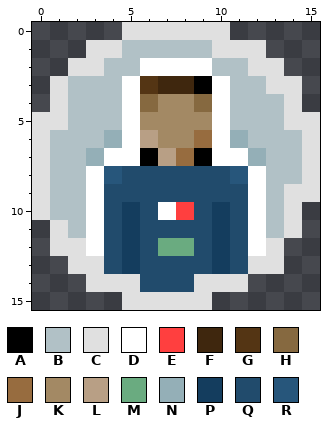
Pixel-art sprite -- img/favicon_16x16.png. The first picture shows the starting point.
The file is 16x16 pixels.
Palette (. is transparent): A #000000  B #b1c1c6  C #e0e0e0  D #ffffff  E #ff3f3f  F #3f270e  G #543514  H #866940  J #976c3f  K #a38964  L #b89f85  M #6aab80  N #94afb7  P #143d5e  Q #214b6c  R #27567b
Pixels before, first column x 0:
 0 .....CCCCCC.....
 1 ...CCBBBBBCCC...
 2 ..CCBBDDDDBBCC..
 3 .CBBBDGFFADBBCC.
 4 .CBBBDHKKHDBBBC.
 5 CCBBBDKKKKDBBBCC
 6 CBBBNDLKKJDNBBBC
 7 CBBNDDALJADDNBBC
 8 CBBDRQQQQQQRDBBC
 9 CBBDQQQQQQQQDBCC
10 CBBDQPQDEQPQDBC.
11 .CBDQPQQQQPQDBC.
12 .CCDQPQMMQPQDC..
13 ..CCQPQQQQPQCC..
14 ...CCCQQQCCC....
15 .....CCCCC......
After:
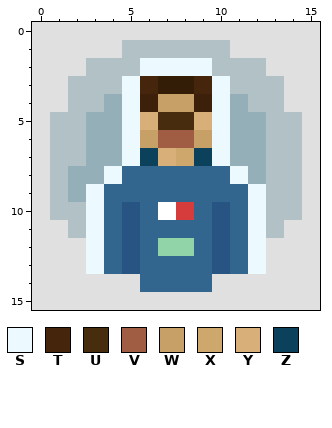
Colours new in this view: S #ecf9ff  T #45260d  U #482c0e  V #a15d43  W #c6a067  X #cea76c  Y #d9af79  Z #0c415b
Change:
Colour E changes from #ff3f3f to #d63c3c.
Colour F changes from #3f270e to #331d07.
Colour H changes from #866940 to #3c200a.
Colour M changes from #6aab80 to #90d4a7.
Colour P changes from #143d5e to #285484.
Colour Q changes from #214b6c to #32668f.
Colour B replaces colour C in row 1 at x 10; in row 2 at x 3 and 12; in row 3 at x 13; in row 5 at x 1 and 14; in rows 9 to 10 at x 14.
Colour C is added in row 0 at x 0 to 4 and 11 to 15; in row 1 at x 0 to 2 and 13 to 15; in row 2 at x 0 to 1 and 14 to 15; in rows 3 to 4 at x 0 and 15; in row 10 at x 15; in row 11 at x 0 and 15.
Colour C is added in row 12 at x 0 and 14 to 15; in row 13 at x 0 to 1 and 14 to 15; in row 14 at x 0 to 2 and 12 to 15; in row 15 at x 0 to 4 and 10 to 15.
Colour N replaces colour B in row 4 at x 4 and 11; in row 5 at x 3 to 4 and 11 to 12; in row 6 at x 3 and 12; in rows 8 to 9 at x 2.
Colour N replaces colour D in row 7 at x 4 and 11; in row 8 at x 3 and 12.
Colour Q replaces colour C in row 14 at x 9.
Colour S replaces colour C in row 13 at x 3 and 12.
Colour S replaces colour D in row 2 at x 6 to 9; in rows 3 to 7 at x 5 and 10; in rows 9 to 12 at x 3 and 12.
Colour S replaces colour R in row 8 at x 4 and 11.
Colour T replaces colour A in row 3 at x 9.
Colour T replaces colour G in row 3 at x 6.
Colour U replaces colour K in row 5 at x 7 to 8.
Colour V replaces colour K in row 6 at x 7 to 8.
Colour W replaces colour J in row 6 at x 9.
Colour W replaces colour K in row 4 at x 7 to 8.
Colour W replaces colour L in row 6 at x 6.
Colour X replaces colour J in row 7 at x 8.
Colour Y replaces colour K in row 5 at x 6 and 9.
Colour Y replaces colour L in row 7 at x 7.
Colour Z replaces colour A in row 7 at x 6 and 9.
Changed places in both pictures, as pixel boxes (x1, y1, x2, y2):
changed: (32, 22, 320, 310)
